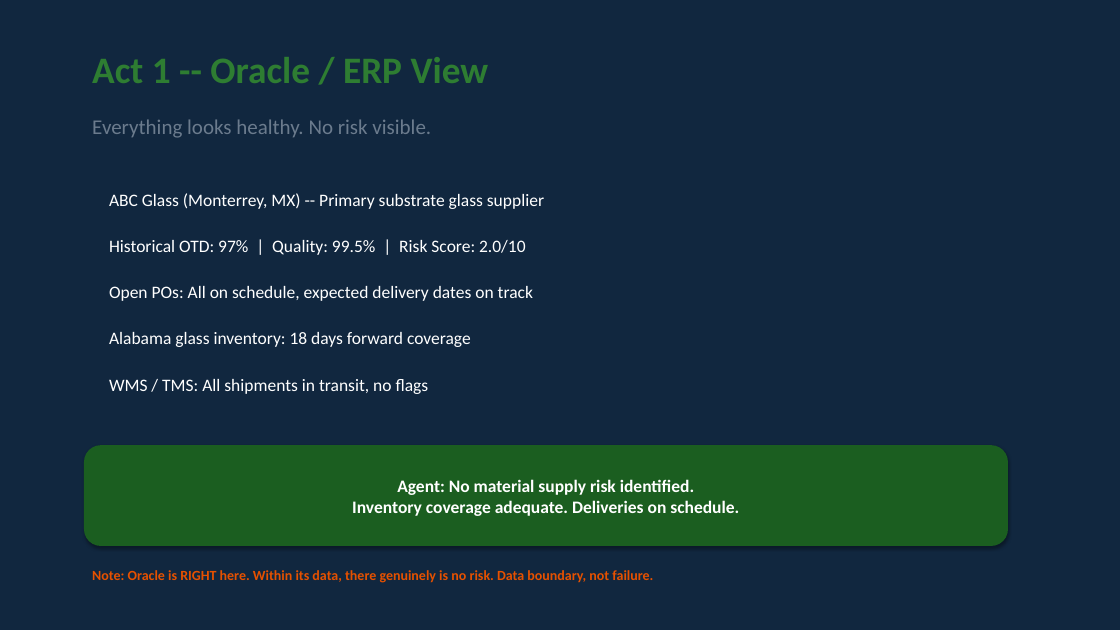
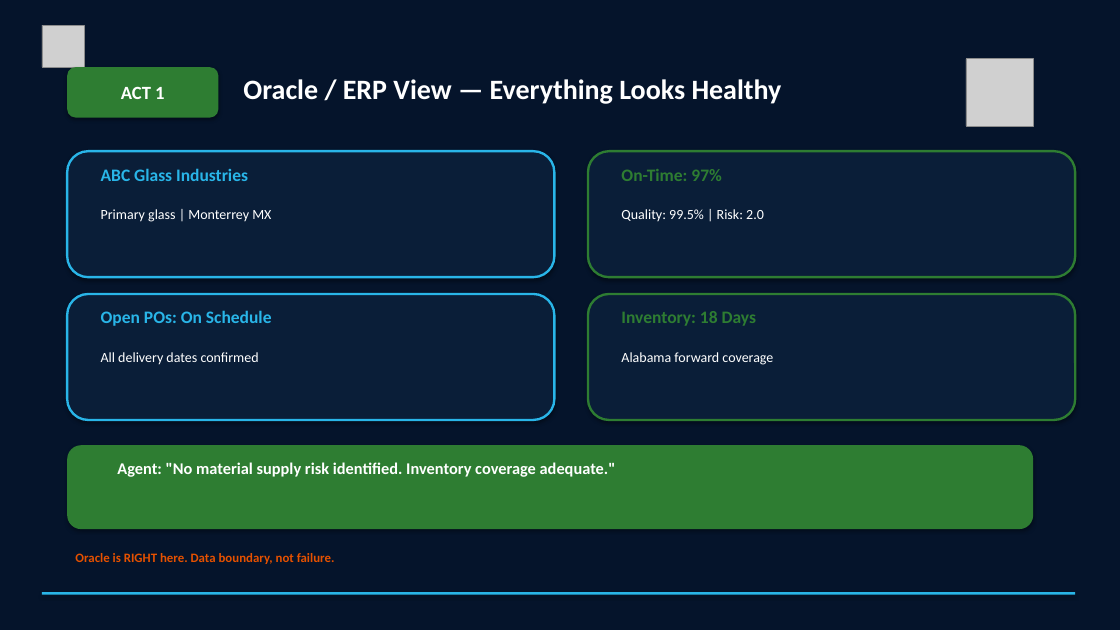
Before and after one commit to sfc-gh-sdickson/First-Solar, a slide deck: slide 4 of docs/First_Solar_Demo_Narrative.pptx. Drawn at 1120x630 pixels with LibreOffice and Linux fonts; fonts in the diff are those of the drawing; grey boxes stand for pictures. Boxes give left, top, right and bottom in pixels: in the first picture for what was removed or moved away, otherwise in the second. Text is boxed around its words. In the diff, an @@ line names an element or a change of style, - is before the commit and + after.

Commit message:
Rebuild PowerPoint with Snowflake logos, icons, and branded visuals
Embeds Snowflake logo (white variant) on every slide, adds colored
icon badges (ERP, MFG, MKT, AI, alert, transfer), uses proper
Snowflake dark navy background with #29B5E8 accent line, branded
metric cards with colored borders, and large logo watermarks on
title/tech slides.

.... Generated with [Cortex Code](https://docs.snowflake.com/en/user-guide/cortex-code/cortex-code)

```diff
--- a/docs/First_Solar_Demo_Narrative.pptx
+++ b/docs/First_Solar_Demo_Narrative.pptx
@@ background #11273F to #05142B @@
@@ picture added at box(42, 25, 84, 67) @@
@@ picture added at box(966, 59, 1033, 126) @@
@@ rounded rectangle added at box(67, 67, 218, 118), fill #2E7D32, 16 pt, text #FFFFFF, bold @@
+ACT 1
@@ text at box(243, 79, 782, 104): text changed; size 32 to 24 pt; text colour #2E7D32 to #FFFFFF @@
-Act 1 -- Oracle / ERP View
+Oracle / ERP View — Everything Looks Healthy
@@ text removed at box(92, 119, 431, 138) @@
-Everything looks healthy. No risk visible.
@@ rounded rectangle added at box(67, 151, 555, 277), fill #0A1E38, outline #29B5E8 2 pt @@
@@ text added at box(101, 168, 248, 181), 15 pt, text #29B5E8, bold @@
+ABC Glass Industries
@@ rounded rectangle added at box(588, 151, 1075, 277), fill #0A1E38, outline #2E7D32 2 pt @@
@@ text added at box(621, 169, 721, 181), 15 pt, text #2E7D32, bold @@
+On-Time: 97%
@@ text at box(101, 209, 271, 222): text changed; size 15 to 12 pt @@
-ABC Glass (Monterrey, MX) -- Primary substrate glass supplier
+Primary glass | Monterrey MX
@@ text at box(621, 209, 764, 222): text changed; size 15 to 12 pt @@
-Historical OTD: 97% | Quality: 99.5% | Risk Score: 2.0/10
+Quality: 99.5% | Risk: 2.0
@@ rounded rectangle added at box(67, 294, 555, 420), fill #0A1E38, outline #29B5E8 2 pt @@
@@ rounded rectangle added at box(588, 294, 1075, 420), fill #0A1E38, outline #2E7D32 2 pt @@
@@ text at box(101, 310, 272, 326): text changed; text colour #FFFFFF to #29B5E8; bold on @@
-Open POs: All on schedule, expected delivery dates on track
+Open POs: On Schedule
@@ text added at box(621, 311, 756, 326), 15 pt, text #2E7D32, bold @@
+Inventory: 18 Days
@@ text added at box(101, 352, 259, 364), 12 pt, text #FFFFFF @@
+All delivery dates confirmed
@@ text at box(621, 352, 773, 365): text changed; size 15 to 12 pt @@
-Alabama glass inventory: 18 days forward coverage
+Alabama forward coverage
@@ text removed at box(109, 379, 429, 394) @@
-WMS / TMS: All shipments in transit, no flags
@@ rounded rectangle added at box(67, 445, 1033, 529), fill #2E7D32 @@
@@ text "Agent: "No material supply risk ...": place and size @@
-text "Agent: "No material supply risk ..." at box(84, 445, 1008, 546)
+text "Agent: "No material supply risk ..." at box(117, 462, 616, 477)
@@ text "Agent: "No material supply risk ..." at box(117, 462, 616, 477): vertical alignment middle to top; fill #1B5E20 to none; shadow off @@
@@ text at box(117, 462, 616, 477): text changed; size 15 to 14 pt @@
-Agent: No material supply risk identified.
-Inventory coverage adequate. Deliveries on schedule.
+Agent: "No material supply risk identified. Inventory coverage adequate."
@@ text at box(75, 553, 335, 564): text changed; size 12 to 11 pt @@
-Note: Oracle is RIGHT here. Within its data, there genuinely is no risk. Data boundary, not failure.
+Oracle is RIGHT here. Data boundary, not failure.
@@ rectangle added at box(42, 592, 1075, 595), fill #29B5E8 @@
```
Also in this commit, not shown: 11 other slides changed.
